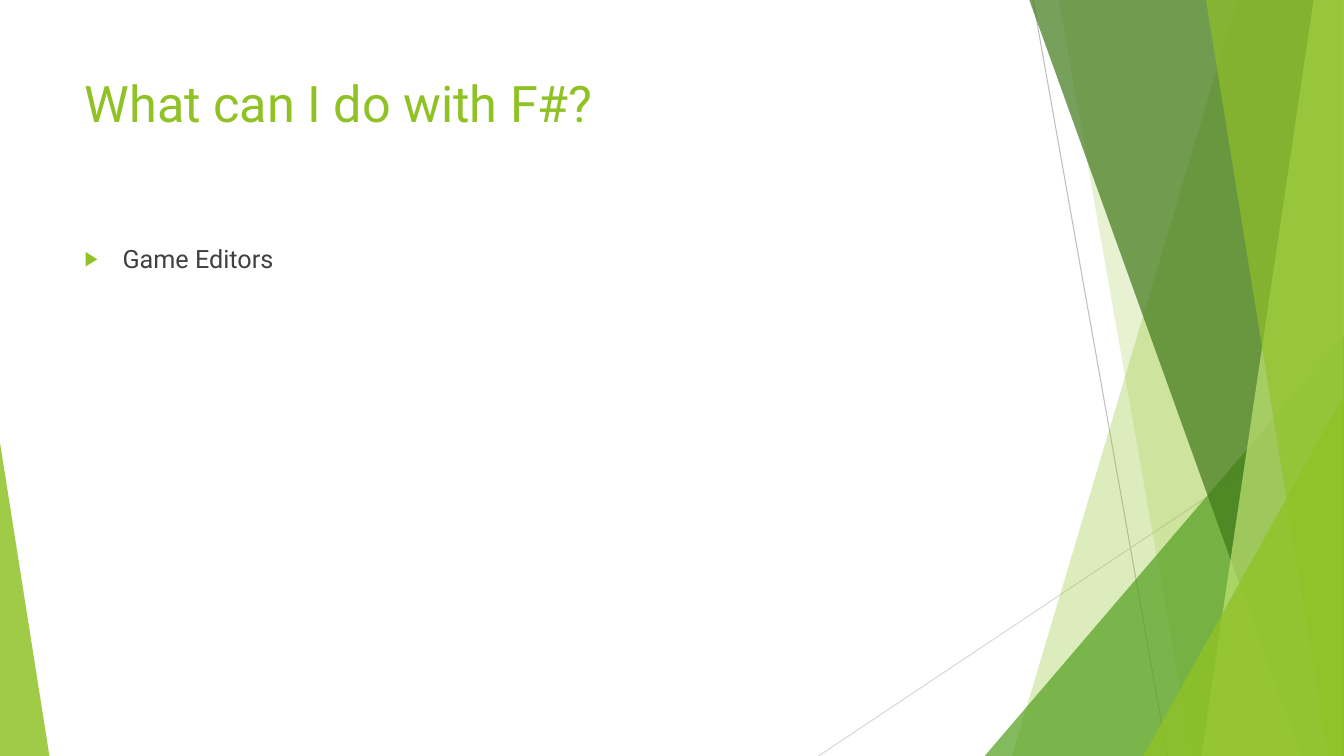
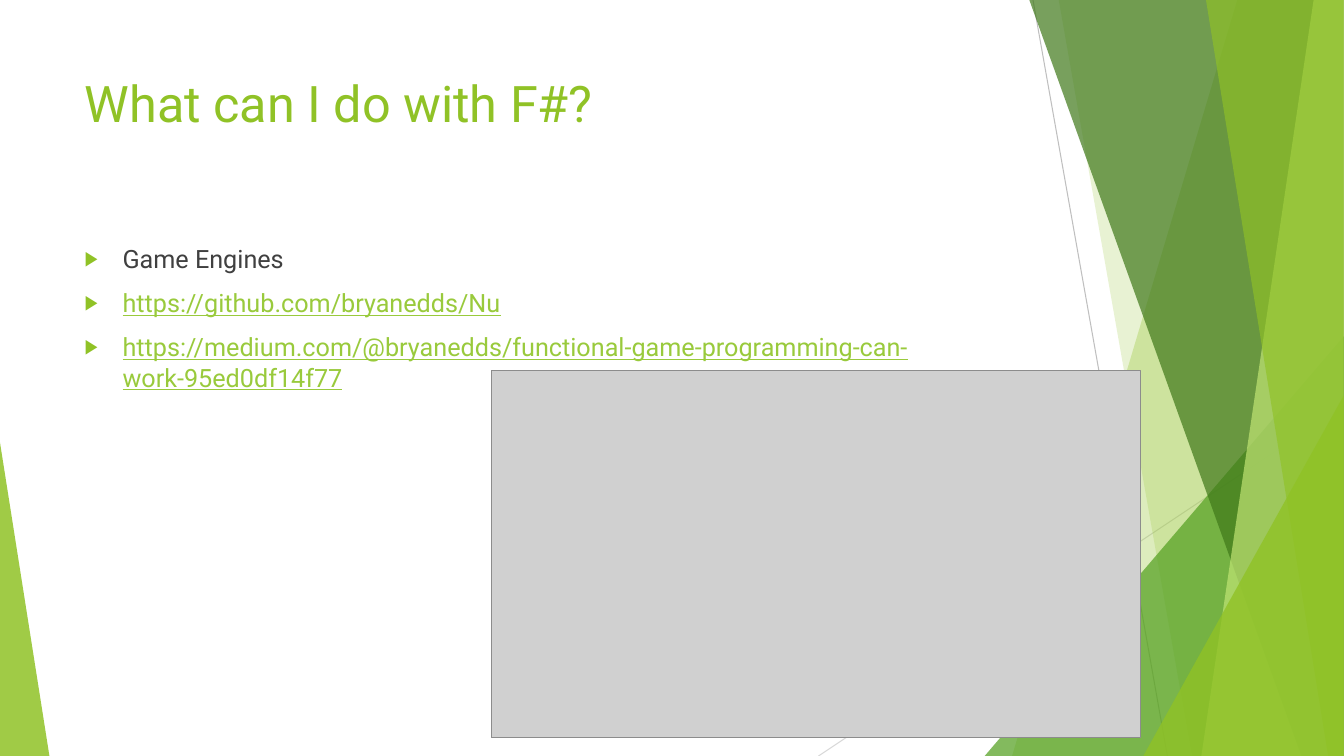
Before and after one commit to danielepo/F-Bootcamp, a slide deck: slide 19 of Presentation/Functional Programming with FSharp.pptx. Drawn at 1344x756 pixels with LibreOffice and Linux fonts; fonts in the diff are those of the drawing; grey boxes stand for pictures. Boxes give left, top, right and bottom in pixels: in the first picture for what was removed or moved away, otherwise in the second. Text is boxed around its words. In the diff, an @@ line names an element or a change of style, - is before the commit and + after.

Commit message:
update presentation

```diff
--- a/Presentation/Functional Programming with FSharp.pptx
+++ b/Presentation/Functional Programming with FSharp.pptx
@@ text at (123, 250, 908, 390): text changed; text colour #404040 to #99CA3C @@
-▶ Game Editors
+▶ Game Engines
+▶ https://github.com/bryanedds/Nu
+▶ https://medium.com/@bryanedds/functional-game-programming-can-work-95ed0df14f77
@@ picture added at (491, 370, 1140, 738) @@
```
Also in this commit, not shown: 5 other slides changed.
